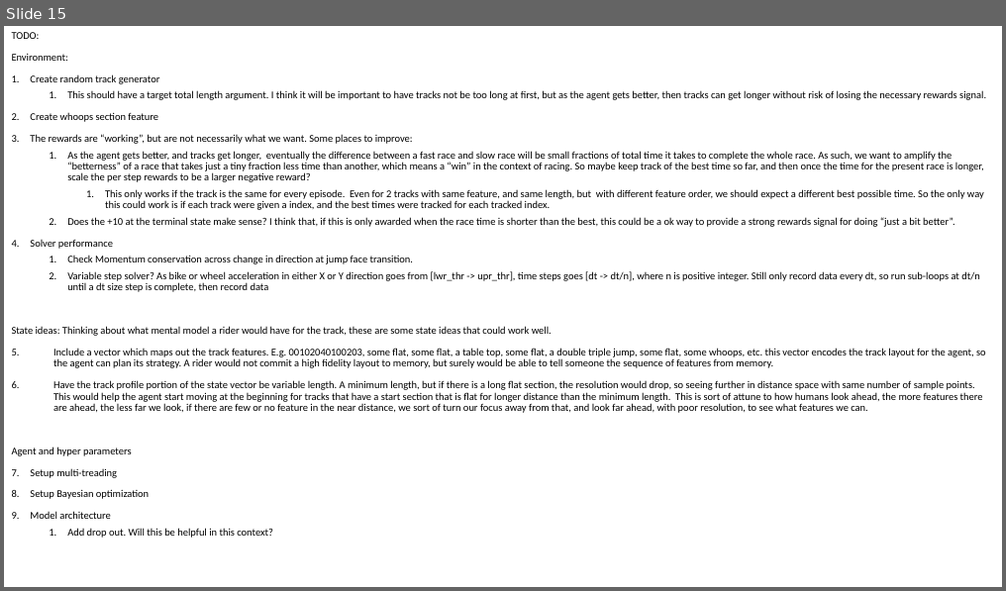
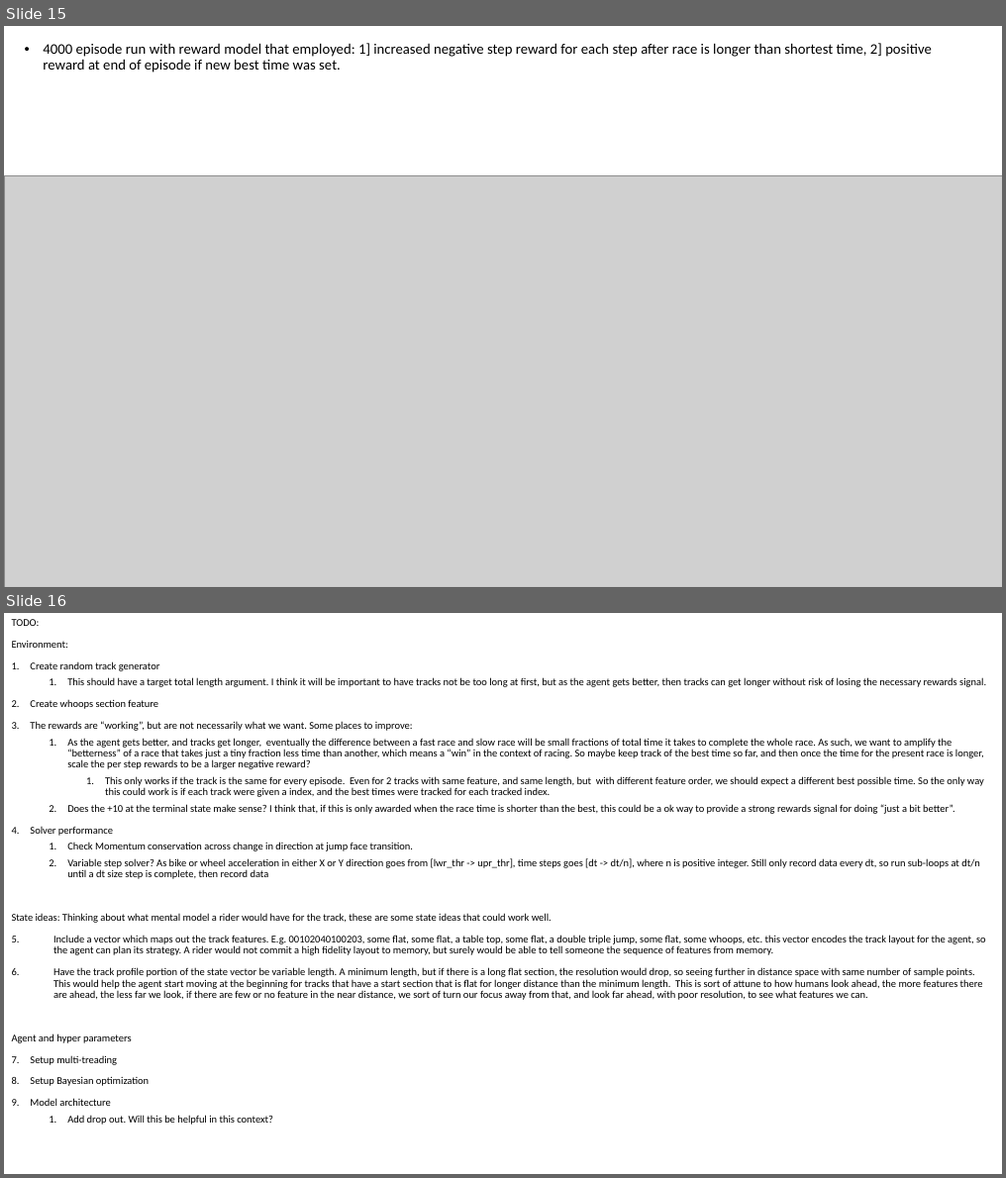
Before and after one commit to albensteinFMBA/Analytics-Demo, a slide deck: supercross_learner/supercross_project_readme.pptx. Shown one above the other, each under a label of ours: slide 15 before the commit, slides 15 and 16 after it. The pictures are 1006x591 and 1006x1178 pixels, drawn with LibreOffice and Linux fonts; fonts in the diff are those of the drawing; grey boxes stand for pictures. Boxes give left, top, right and bottom in pixels: in the first picture for what was removed or moved away, otherwise in the second. Text is boxed around its words. In the diff, an @@ line names an element or a change of style, - is before the commit and + after.

```diff
--- a/supercross_learner/supercross_project_readme.pptx
+++ b/supercross_learner/supercross_project_readme.pptx
@@ slide 15 added at (4, 26, 1002, 587), background #FFFFFF @@
@@ text added at (43, 43, 932, 73), 14 pt, text #000000 @@
+• 4000 episode run with reward model that employed: 1] increased negative step reward for each step after race is longer than shortest time, 2] positive reward at end of episode if new best time was set.
@@ picture added at (4, 175, 1002, 587) @@
@@ what was slide 15 is now slide 16 @@
```
Also in this commit, not shown: 2 other files.
